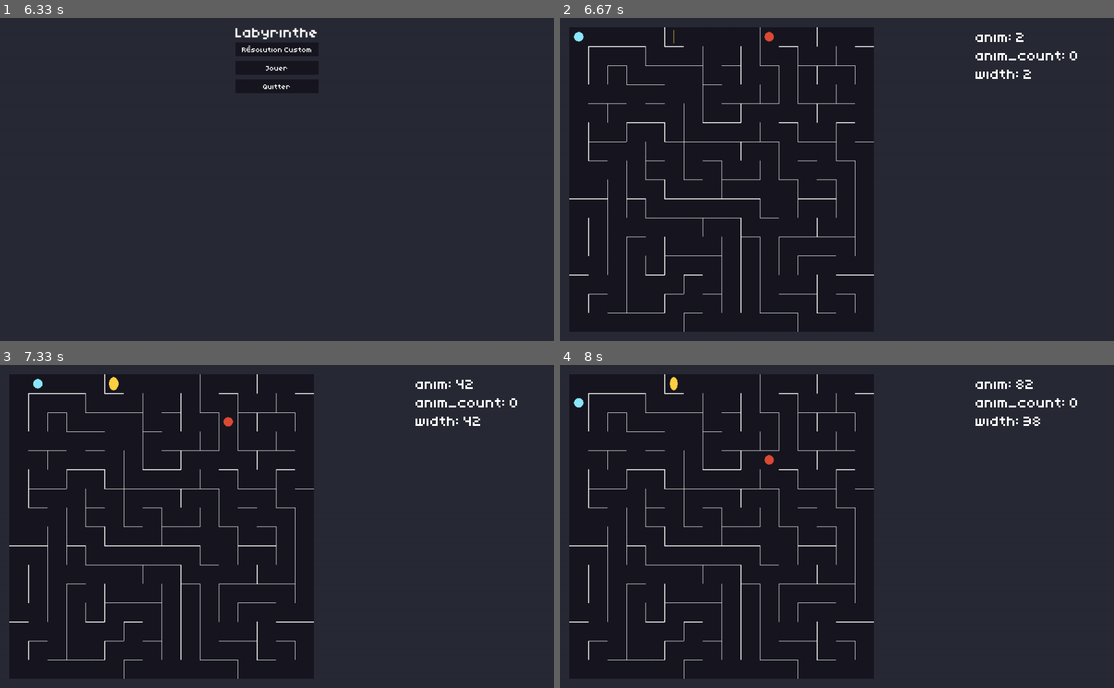
Above: before the commit, frames 1-4 (two rows, left to right).
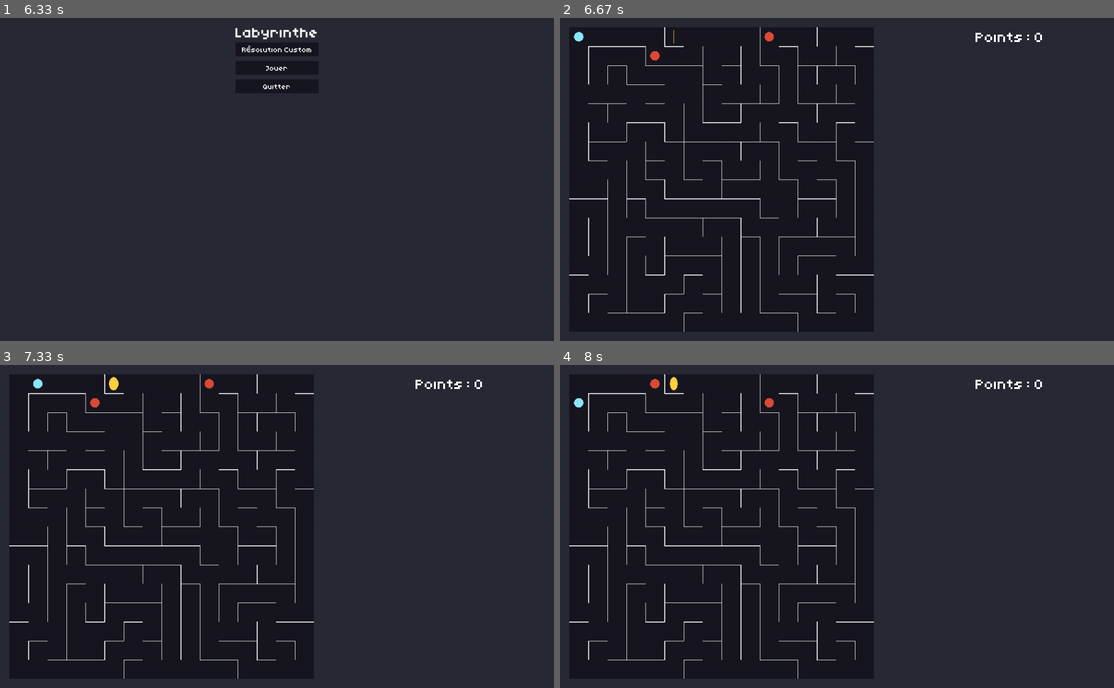
Above: after the commit, the same moments.

Repository: HerbeMalveillante/ProjetPeiP24
Game: pygame game, started from main.py
Two runs of this game, one before a commit and one after it. Both use one fixed random seed, a clock stepped at 60 frames per second and the inputs below.
Inputs (mouse positions are in pixels of both pictures, inside the frame that each line leads up to):
- Up to frame 1 (6.33 s): no input
- Up to frame 2 (6.67 s): click (848, 69) at 6.62 s
- Up to frame 3 (7.33 s): hold Right from 6.9 s (still down)
- Up to frame 4 (8 s): release Right at 7.37 s; hold Left 7.4-7.93 s; hold Down from 7.97 s (still down)

Frame 1 is identical in both runs. In frame 2, 0.4% of the frame differs, in the area x 16-94%, y 4-19%; in frame 3, 0.6%; in frame 4, 0.6%, in the area x 16-94%, y 4-31%.

Commit message:
seance 8

Diff:
--- a/character.py
+++ b/character.py
@@ -5,11 +5,12 @@
 
 class Character(pygame.sprite.Sprite):
 
-    def __init__(self, pos, labyrinth):
+    def __init__(self, pos, labyrinth, game):
         super().__init__()
 
         self.labyrinth = labyrinth
         self.pos = pos
+        self.game = game
         self.size = constants.LABYRINTH_RESOLUTION
 
         self.image = pygame.Surface((self.size, self.size), pygame.SRCALPHA, 32)
@@ -54,7 +55,22 @@
 
         if not self.labyrinth.can_move(self.pos, new_pos):
             return
+
+        enemies_pos = [e.pos for e in self.game.enemies]
+        if new_pos in enemies_pos:
+            self.lose()
+            return
+
+        points_pos = [p.pos for p in self.game.points]
+        if new_pos in points_pos:
+            self.game.points = [p for p in self.game.points if p.pos != new_pos]
+            self.game.point_count += 1
+
         self.pos = new_pos
+
+    def lose(self):
+        print("You lose")
+        self.game.back()
 
 
 class Enemy(pygame.sprite.Sprite):
@@ -72,10 +88,12 @@
         self.last_moved = time.time()
 
     def update(self):
-        if time.time() - self.last_moved > 0.2:
+        if time.time() - self.last_moved > 1:
             # path = self.labyrinth.resolve_recursive_backtracking(self.pos, self.character.pos)
             path = self.labyrinth.resolve_a_star(self.pos, self.character.pos)
-            if path:
+            if len(path) < 2:
+                self.character.lose()
+            elif path:
                 self.pos = path[1]
             self.last_moved = time.time()
 
--- a/game.py
+++ b/game.py
@@ -19,7 +19,9 @@
         self.debug_text = Text(self, screen.get_width() - 300, 20, WHITE, "LoremIpsum")
         self.elements.add(self.debug_text)
 
-        self.character = Character(0, self.labyrinth)
+        self.character = Character(0, self.labyrinth, self)
+
+        self.point_count = 0
 
         self.lab_layer = self.labyrinth.get_image()
         self.game_layer = pygame.Surface(
@@ -31,11 +33,11 @@
 
         self.points.append(Point(5, self.labyrinth))
         self.enemies.append(Enemy(10, self.labyrinth, self.character))
+        self.enemies.append(Enemy(20, self.labyrinth, self.character))
 
     def update(self, clock):
-        point = self.points[0]
-        anim, anim_count, width = point.animation, point.animation_count, point.width
-        self.debug_text.update_text(f"anim: {anim}\nanim_count: {anim_count}\nwidth: {width}")
+
+        self.debug_text.update_text(f"Points : {self.point_count}")
         for e in self.enemies:
             e.update()
         clock.tick(60)
@@ -101,3 +103,6 @@
             elif key == pygame.K_RIGHT:
                 if self.labyrinth.id_to_coord(self.character.pos)[0] < self.labyrinth.width - 1:
                     self.character.move("right")
+
+    def back(self):
+        self.parent.parent.stack.pop()
Not shown, changed: .DS_Store
Not shown, added: rapports/s8-16-03-24.md
